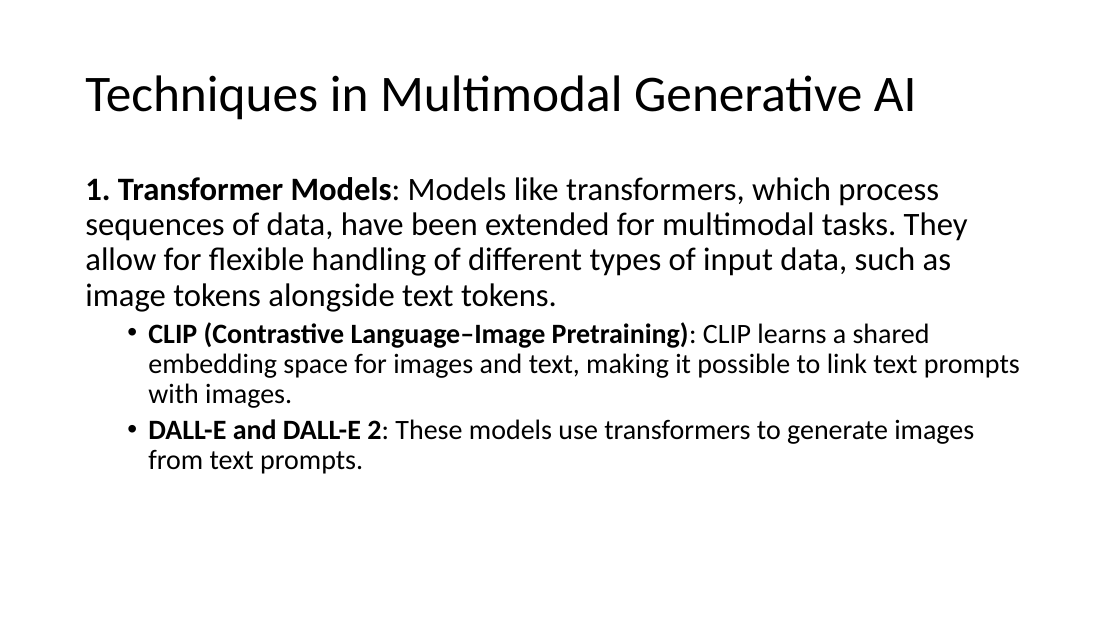
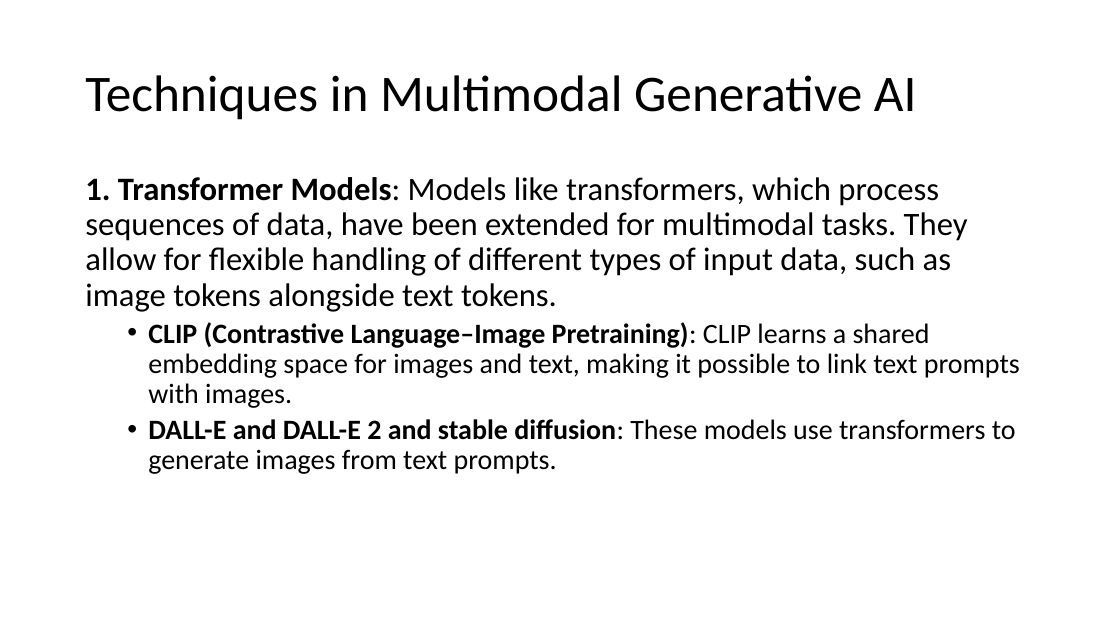
Before and after one commit to basudev2016/genai-dsc-2024, a slide deck: slide 5 of Unit-4/Multimodal-GenAI.pptx. Drawn at 1120x630 pixels with LibreOffice and Linux fonts; fonts in the diff are those of the drawing. Boxes give left, top, right and bottom in pixels: in the first picture for what was removed or moved away, otherwise in the second. Text is boxed around its words. In the diff, an @@ line names an element or a change of style, - is before the commit and + after.

```diff
--- a/Unit-4/Multimodal-GenAI.pptx
+++ b/Unit-4/Multimodal-GenAI.pptx
@@ text at [148,419,1016,474]: text changed @@
-  • DALL-E and DALL-E 2: These models use transformers to generate images from text prompts.
+  • DALL-E and DALL-E 2 and stable diffusion: These models use transformers to generate images from text prompts.
```
Also in this commit, not shown: 3 other files.
